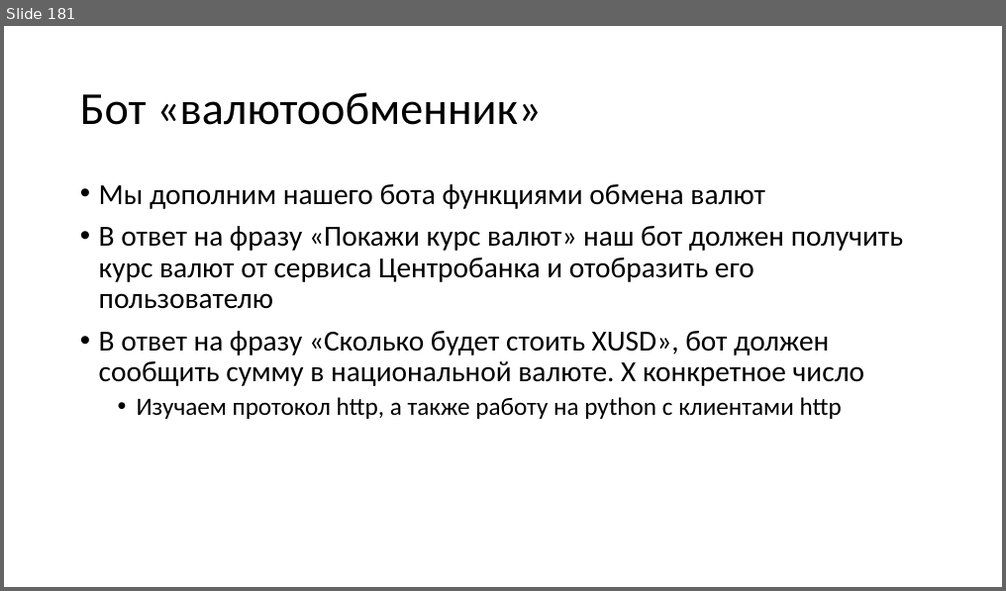
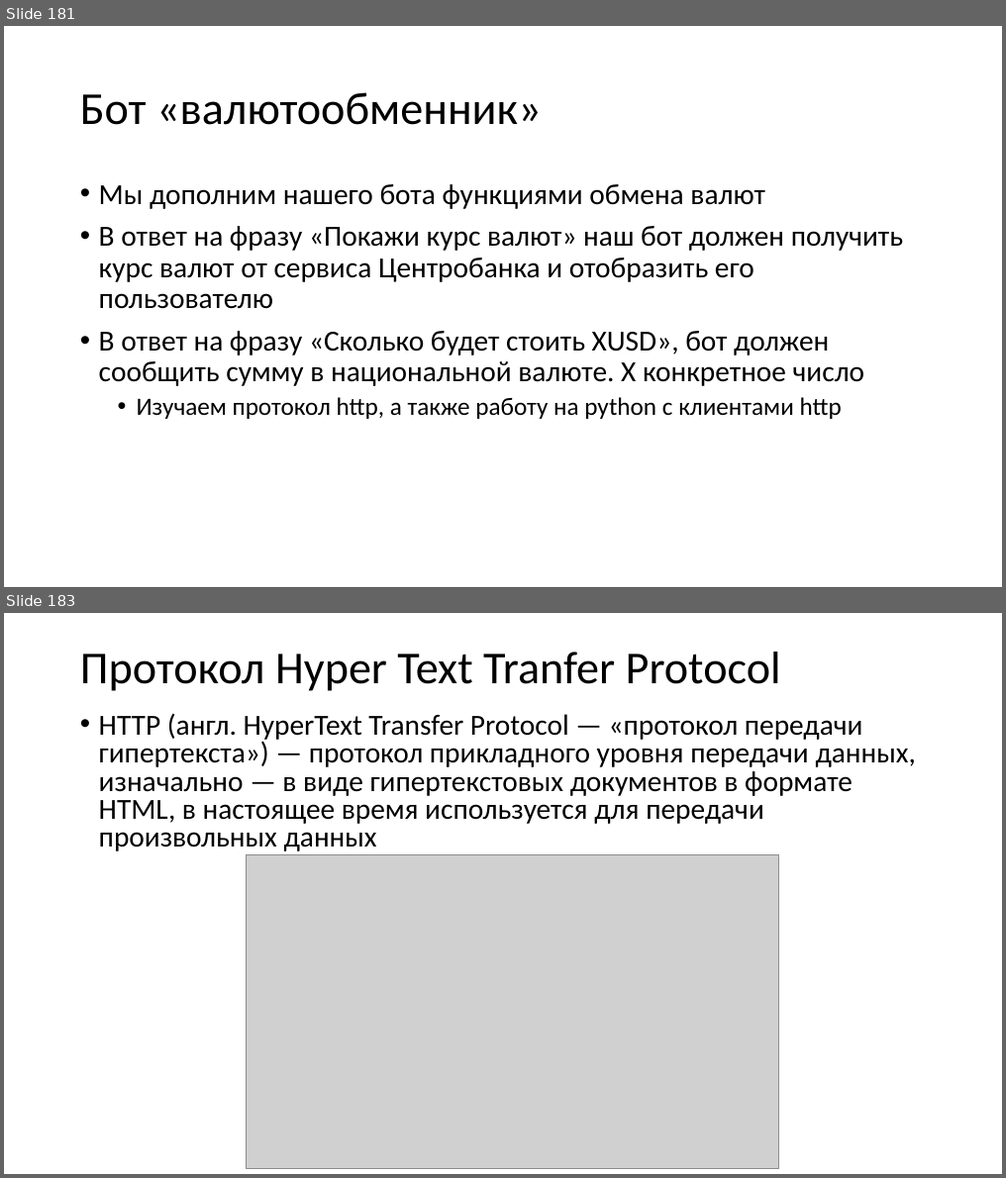
Before and after one commit to paveltsytovich/telegram-course, a slide deck: Presentation/Разработка ботов для телеграмм на Python.pptx. Shown one above the other, each under a label of ours: slide 181 before the commit, slides 181 and 183 after it; the slides between them are not shown. The pictures are 1006x591 and 1006x1178 pixels, drawn with LibreOffice and Linux fonts; fonts in the diff are those of the drawing; grey boxes stand for pictures. Boxes give left, top, right and bottom in pixels: in the first picture for what was removed or moved away, otherwise in the second. Text is boxed around its words. In the diff, an @@ line names an element or a change of style, - is before the commit and + after.

Commit message:
Начало по http-протоколу

```diff
--- a/Presentation/Разработка ботов для телеграмм на Python.pptx
+++ b/Presentation/Разработка ботов для телеграмм на Python.pptx
@@ slide 183 added at [4,613,1002,1174], background #FFFFFF @@
@@ title added at [80,652,781,691], 44 pt, text #000000 @@
+Протокол Hyper Text Tranfer Protocol
@@ text added at [99,713,916,852], 28 pt, text #000000 @@
+• HTTP (англ. HyperText Transfer Protocol — «протокол передачи гипертекста») — протокол прикладного уровня передачи данных, изначально — в виде гипертекстовых документов в формате HTML, в настоящее время используется для передачи произвольных данных
@@ picture added at [246,855,779,1168] @@
```
Also in this commit, not shown: 9 other slides added.
